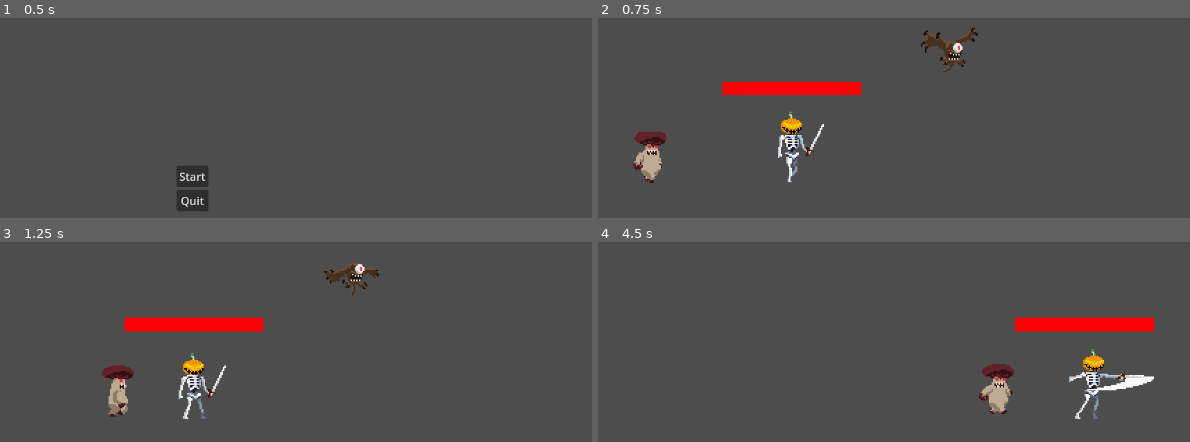
Above: before the commit, frames 1-4 (two rows, left to right).
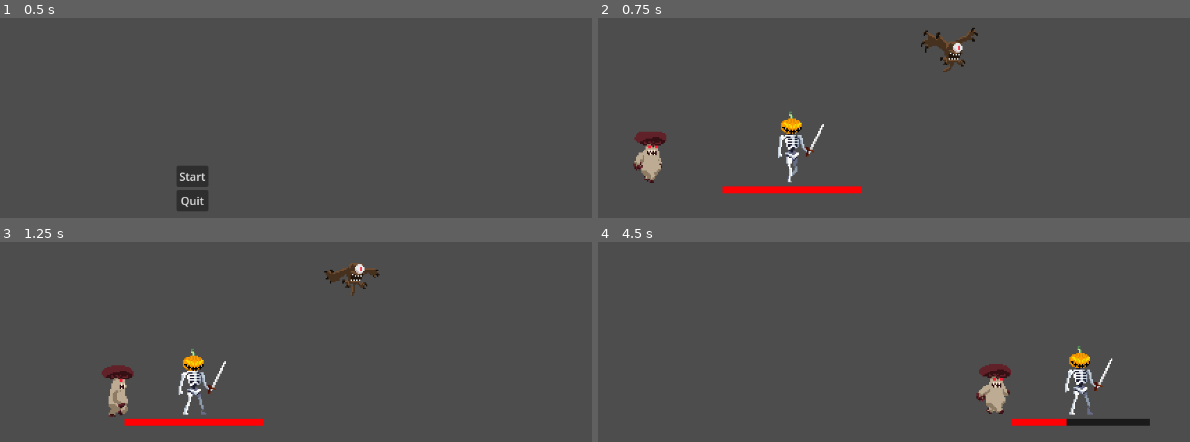
Above: after the commit, the same moments.

Repository: EdisonLing/skullsearch
Game: Godot game, scene res://scenes/menu.tscn
Same seed, same stepped clock (60 frames per second), same inputs: the game is played once before the commit and once after it.
Inputs:
- Up to frame 1 (0.5 s): no input
- Up to frame 2 (0.75 s): click "Start" at 0.5 s
- Up to frame 3 (1.25 s): no input
- Up to frame 4 (4.5 s): hold Right (move_right) 1.28-2.78 s; tap E (attack) every 0.75 s from 1.35 to 4.35 s; tap Space (jump) at 1.52, 2.27, 3.77 s; hold A (move_left) 2.78-3.53 s; hold Right (move_right) from 3.53 s (still down)

Frame 1 is identical in both runs. In frame 2, 2.5% of the frame differs, in the area x 20-45%, y 32-88%; in frame 3, 3.7%; in frame 4, 4.9%, in the area x 63-94%, y 37-92%.

Commit message:
mushroom and player scenes

Diff:
--- a/skull-search/scenes/mushroom.tscn
+++ b/skull-search/scenes/mushroom.tscn
@@ -246,8 +246,10 @@
 
 [node name="AnimatedSprite2D" type="AnimatedSprite2D" parent="."]
 sprite_frames = SubResource("SpriteFrames_13lob")
-animation = &"walking"
+animation = &"attack"
 autoplay = "idle"
+frame = 7
+frame_progress = 0.134965
 
 [node name="CollisionShape2D" type="CollisionShape2D" parent="."]
 position = Vector2(1, 6)
--- a/skull-search/scenes/player.tscn
+++ b/skull-search/scenes/player.tscn
@@ -372,7 +372,7 @@
 bg_color = Color(1, 0, 0.0166664, 1)
 
 [sub_resource type="CapsuleShape2D" id="CapsuleShape2D_fmuv3"]
-radius = 10.25
+radius = 19.0
 height = 44.5
 
 [node name="Player" type="CharacterBody2D"]
@@ -381,7 +381,7 @@
 script = ExtResource("1_aidfq")
 
 [node name="CollisionShape2D" type="CollisionShape2D" parent="."]
-position = Vector2(-2, -36)
+position = Vector2(1, -33)
 shape = SubResource("CapsuleShape2D_g4rxs")
 
 [node name="AnimatedSprite2D" type="AnimatedSprite2D" parent="."]
@@ -400,9 +400,9 @@
 anchor_right = 0.5
 anchor_bottom = 0.5
 offset_left = -101.0
-offset_top = -73.6508
+offset_top = 3.0
 offset_right = -1.0
-offset_bottom = -63.6508
+offset_bottom = 8.0
 grow_horizontal = 2
 grow_vertical = 2
 theme_override_styles/background = SubResource("StyleBoxFlat_bpsej")
@@ -411,9 +411,10 @@
 show_percentage = false
 
 [node name="Hitbox" type="Area2D" parent="."]
+position = Vector2(20, 1)
 
 [node name="CollisionShape2D2" type="CollisionShape2D" parent="Hitbox"]
-position = Vector2(-1, -35)
+position = Vector2(-19, -33)
 shape = SubResource("CapsuleShape2D_fmuv3")
 
 [node name="attackCD" type="Timer" parent="."]
@@ -422,6 +423,9 @@
 [node name="DealAttackCD" type="Timer" parent="."]
 
 [node name="RecieveAttackCD" type="Timer" parent="."]
+
+[node name="mushroomTimer" type="Timer" parent="."]
+wait_time = 0.6
 
 [connection signal="animation_finished" from="AnimatedSprite2D" to="." method="_on_animated_sprite_2d_animation_finished"]
 [connection signal="body_entered" from="Hitbox" to="." method="_on_hitbox_body_entered"]
@@ -429,3 +433,4 @@
 [connection signal="timeout" from="attackCD" to="." method="_on_attack_cd_timeout"]
 [connection signal="timeout" from="DealAttackCD" to="." method="_on_deal_attack_cd_timeout"]
 [connection signal="timeout" from="RecieveAttackCD" to="." method="_on_recieve_attack_cd_timeout"]
+[connection signal="timeout" from="mushroomTimer" to="." method="_on_mushroom_timer_timeout"]
